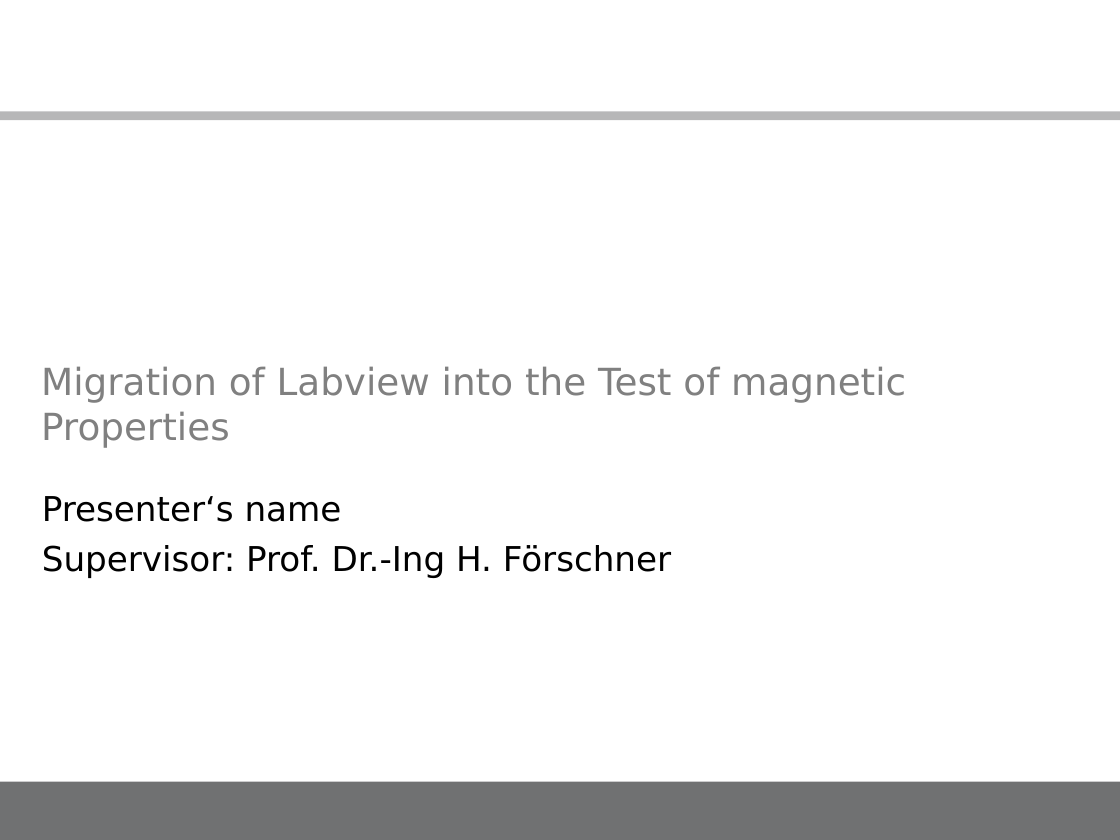
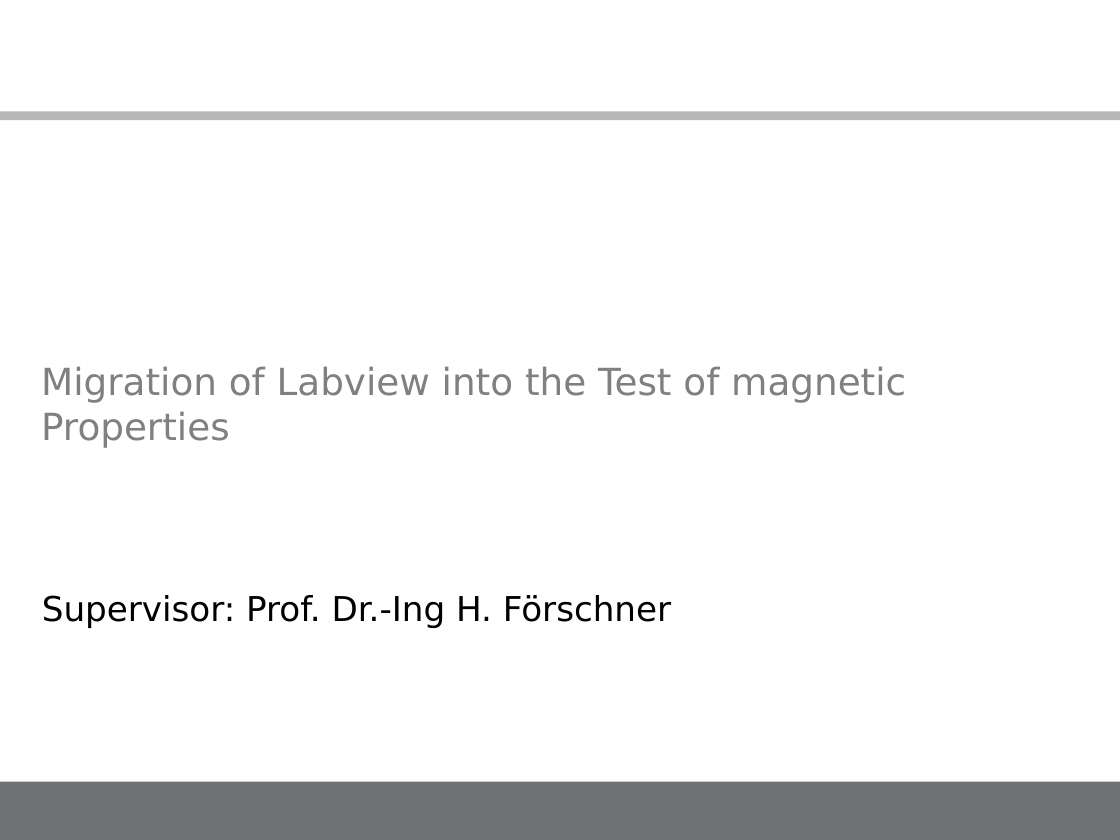
Before and after one commit to illogicdev/magneto, a slide deck: slide 1 of doku/50_Midtermpresentation/Midterm presentation_1.ppt. Drawn at 1120x840 pixels with LibreOffice and Linux fonts; fonts in the diff are those of the drawing; background and template pictures are left out. Boxes give left, top, right and bottom in pixels: in the first picture for what was removed or moved away, otherwise in the second. Text is boxed around its words. In the diff, an @@ line names an element or a change of style, - is before the commit and + after.

Commit message:
Midterm presentation_1.ppt some little changes are made (correcting of typos etc.)

```diff
--- a/doku/50_Midtermpresentation/Midterm presentation_1.ppt
+++ b/doku/50_Midtermpresentation/Midterm presentation_1.ppt
@@ subtitle at <box>42,595,671,628</box>: text changed @@
-Presenter‘s name
-Supervisor: Prof. Dr.-Ing H. Förschner
+Supervisor: Prof. Dr.-Ing H. Förschner
```
Also in this commit, not shown: 6 other slides changed.
